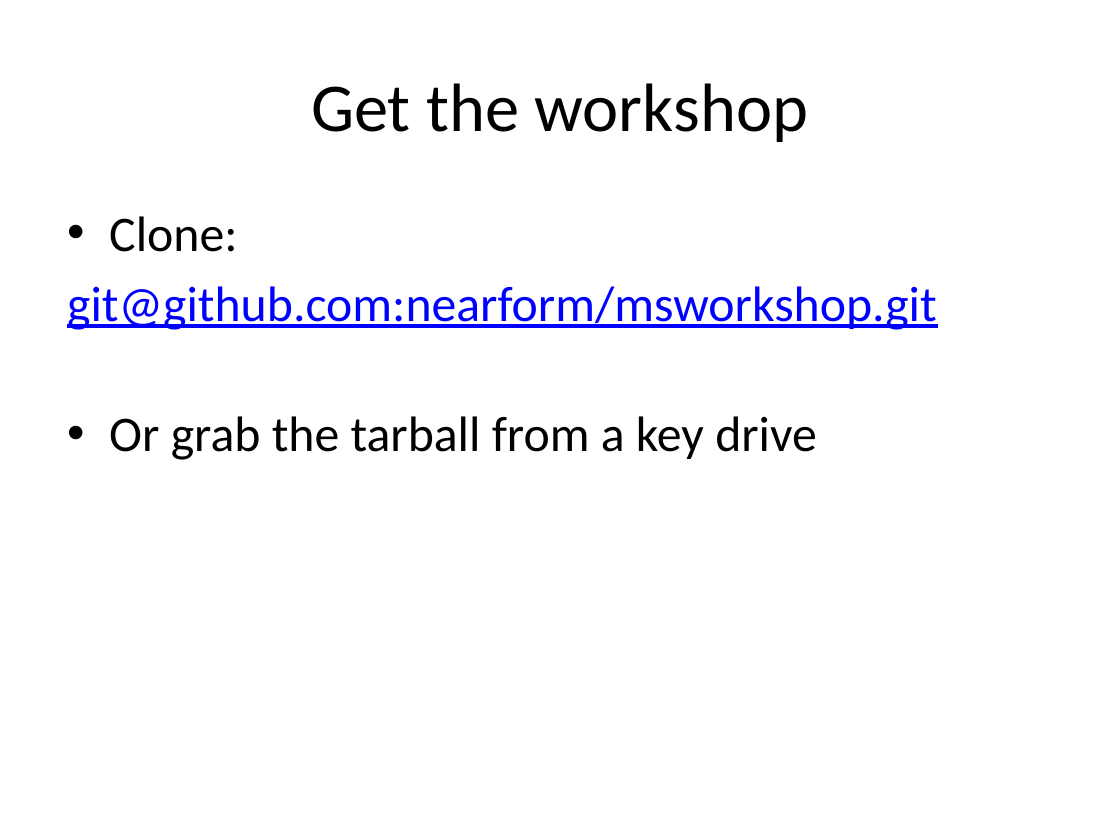
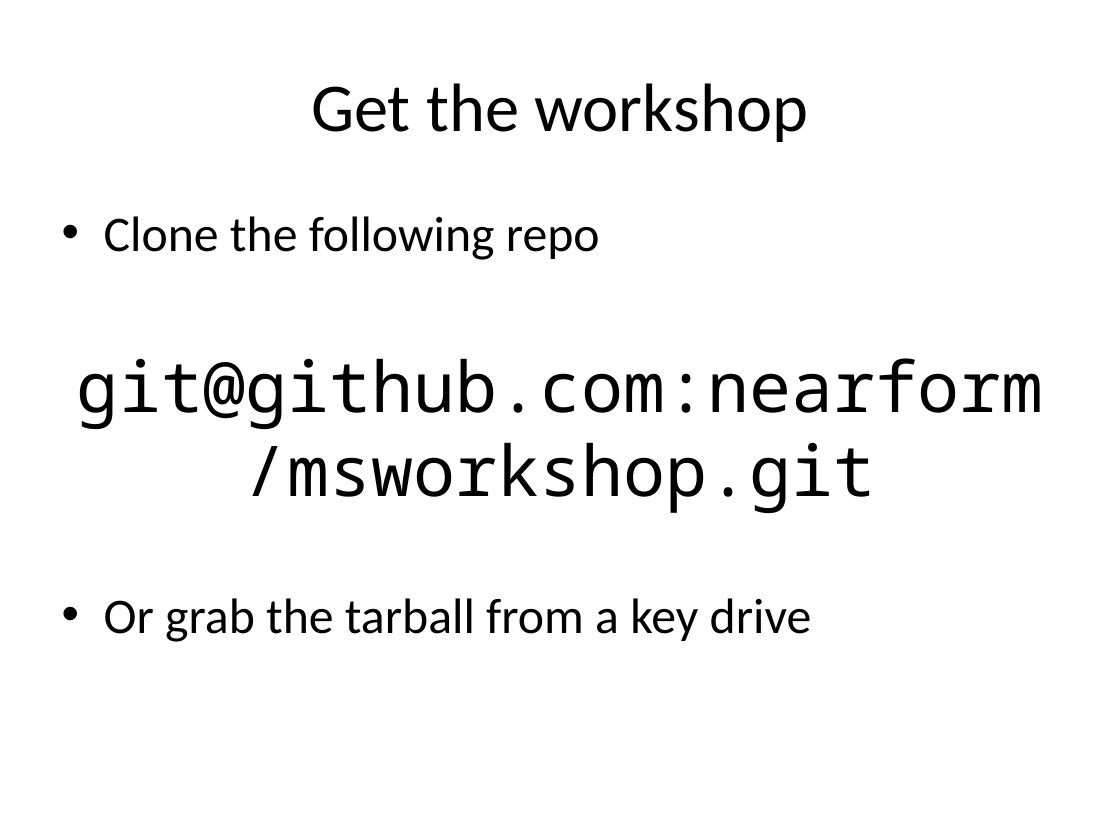
Before and after one commit to nearform/developing-microservices, a slide deck: slide 10 of presentation.pptx. Drawn at 1120x840 pixels with LibreOffice and Linux fonts; fonts in the diff are those of the drawing; background and template pictures are left out. Boxes give left, top, right and bottom in pixels: in the first picture for what was removed or moved away, otherwise in the second. Text is boxed around its words. In the diff, an @@ line names an element or a change of style, - is before the commit and + after.

```diff
--- a/presentation.pptx
+++ b/presentation.pptx
@@ text at <box>104,216,600,260</box>: text changed @@
-• Clone:
+• Clone the following repo
@@ text at <box>77,358,1043,642</box>: size 32 to 45 pt, font Calibri to Noto Sans Mono, text colour #0000FF to #000000, underline off in "git@github.com:nearform/msworkshop.git"; alignment left to centre @@
```
Also in this commit, not shown: 15 other slides changed, 2 slides added, 2 slides removed.
